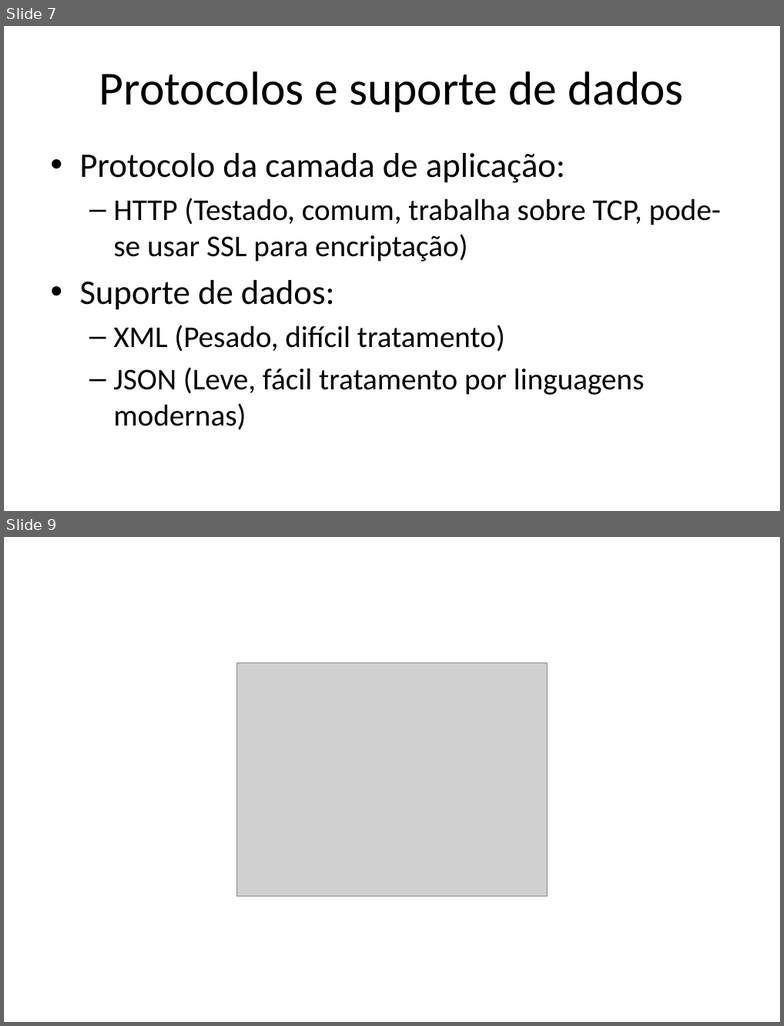
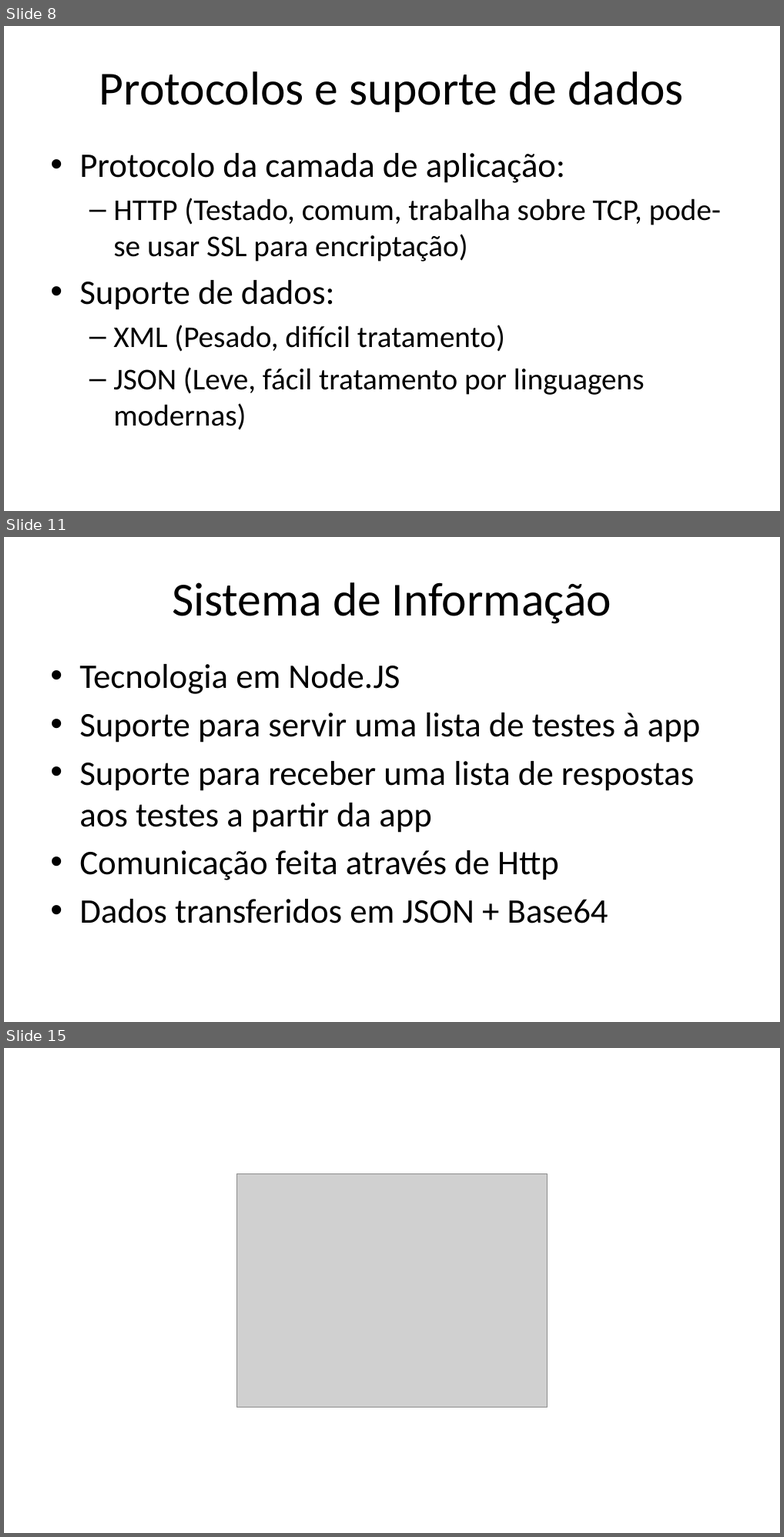
Before and after one commit to iptomar/letrinhas_si, a slide deck: Apresentacoes/v01.pptx. Shown one above the other, each under a label of ours: slides 7 and 9 before the commit, slides 8, 11 and 15 after it; the slides between them are not shown. The pictures are 784x1026 and 784x1537 pixels, drawn with LibreOffice and Linux fonts; fonts in the diff are those of the drawing; grey boxes stand for pictures; background and template pictures are left out. Boxes give left, top, right and bottom in pixels: in the first picture for what was removed or moved away, otherwise in the second. Text is boxed around its words. In the diff, an @@ line names an element or a change of style, - is before the commit and + after.

```diff
--- a/Apresentacoes/v01.pptx
+++ b/Apresentacoes/v01.pptx
@@ slide 11 added at (4, 537, 780, 1022), background #FFFFFF @@
@@ title added at (172, 582, 612, 624), 44 pt, text #000000 @@
+Sistema de Informação
@@ text added at (79, 664, 701, 924), 32 pt, text #000000 @@
+• Tecnologia em Node.JS
+• Suporte para servir uma lista de testes à app
+• Suporte para receber uma lista de respostas aos testes a partir da app
+• Comunicação feita através de Http
+• Dados transferidos em JSON + Base64
@@ what was slide 7 is now slide 8 @@
@@ what was slide 9 is now slide 15 @@
```
Also in this commit, not shown: 3 slides changed, 6 other slides added, 6 other files.
